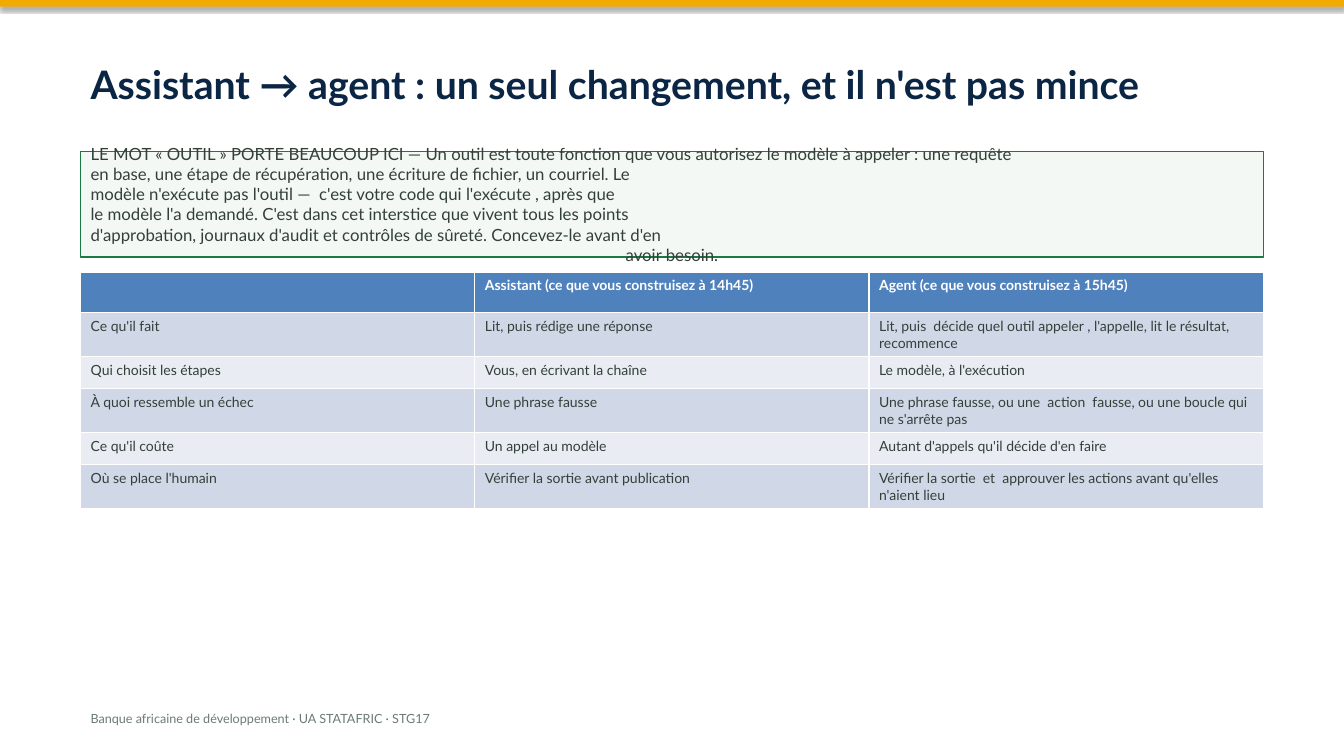
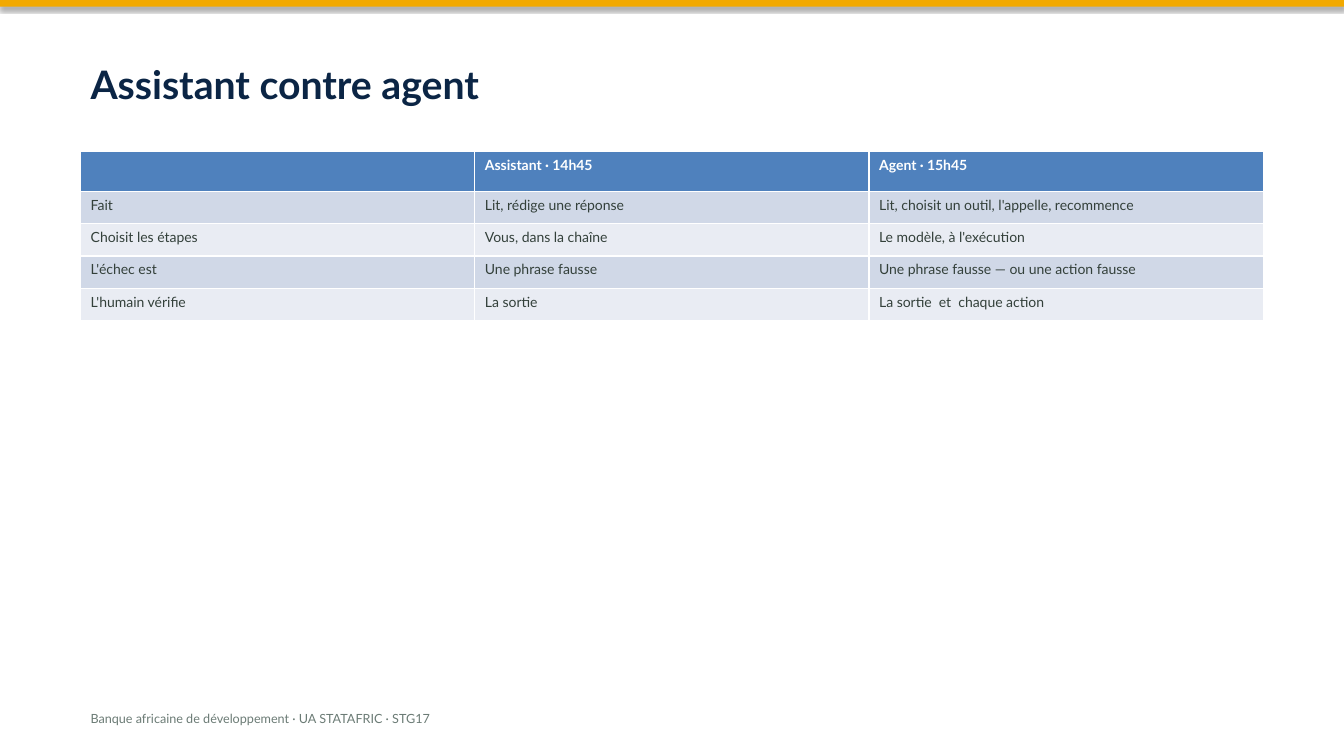
Before and after one commit to datainnov4africa-web/stg17-workshop, a slide deck: slide 12 of docs/slides/pptx/01-ai-family-tree-fr.pptx (slide 9 before the commit). Drawn at 1344x756 pixels with LibreOffice and Linux fonts; fonts in the diff are those of the drawing. Boxes give left, top, right and bottom in pixels: in the first picture for what was removed or moved away, otherwise in the second. Text is boxed around its words. In the diff, an @@ line names an element or a change of style, - is before the commit and + after.

```diff
--- a/docs/slides/pptx/01-ai-family-tree-fr.pptx
+++ b/docs/slides/pptx/01-ai-family-tree-fr.pptx
@@ text at box(91, 70, 478, 106): text changed @@
-Assistant → agent : un seul changement, et il n'est pas mince
+Assistant contre agent
@@ table at box(81, 151, 1263, 314) @@
-row 1:  | Assistant (ce que vous construisez à 14h45) | Agent (ce que vous construisez à 15h45)
-row 2: Ce qu'il fait | Lit, puis rédige une réponse | Lit, puis décide quel outil appeler , l'appelle, lit le résultat, recommence
-row 3: Qui choisit les étapes | Vous, en écrivant la chaîne | Le modèle, à l'exécution
-row 4: À quoi ressemble un échec | Une phrase fausse | Une phrase fausse, ou une action fausse, ou une boucle qui ne s'arrête pas
-row 5: Ce qu'il coûte | Un appel au modèle | Autant d'appels qu'il décide d'en faire
-row 6: Où se place l'humain | Vérifier la sortie avant publication | Vérifier la sortie et approuver les actions avant qu'elles n'aient lieu
+row 1:  | Assistant · 14h45 | Agent · 15h45
+row 2: Fait | Lit, rédige une réponse | Lit, choisit un outil, l'appelle, recommence
+row 3: Choisit les étapes | Vous, dans la chaîne | Le modèle, à l'exécution
+row 4: L'échec est | Une phrase fausse | Une phrase fausse — ou une action fausse
+row 5: L'humain vérifie | La sortie | La sortie et chaque action
@@ table: place and size @@
-table at box(81, 272, 1263, 504)
+table at box(81, 151, 1263, 314)
@@ rectangle removed at box(81, 151, 1263, 257) @@
-LE MOT « OUTIL » PORTE BEAUCOUP ICI — Un outil est toute fonction que vous autorisez le modèle à appeler : une requête
-en base, une étape de récupération, une écriture de fichier, un courriel. Le
-modèle n'exécute pas l'outil — c'est votre code qui l'exécute , après que
-le modèle l'a demandé. C'est dans cet interstice que vivent tous les points
-d'approbation, journaux d'audit et contrôles de sûreté. Concevez-le avant d'en
-avoir besoin.
```
Also in this commit, not shown: 11 other slides changed, 5 slides added, 1 slide removed, 11 other files.
